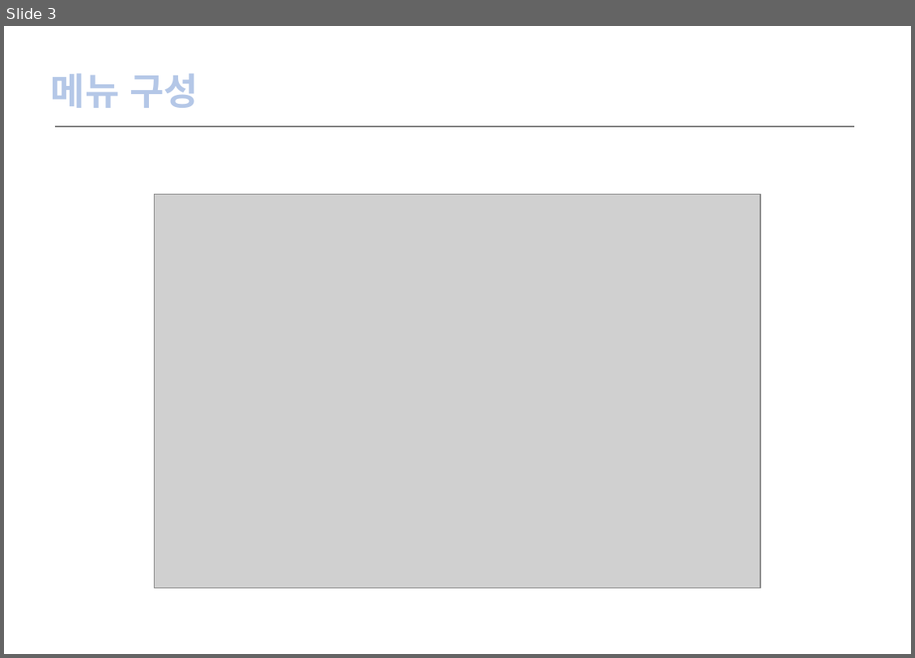
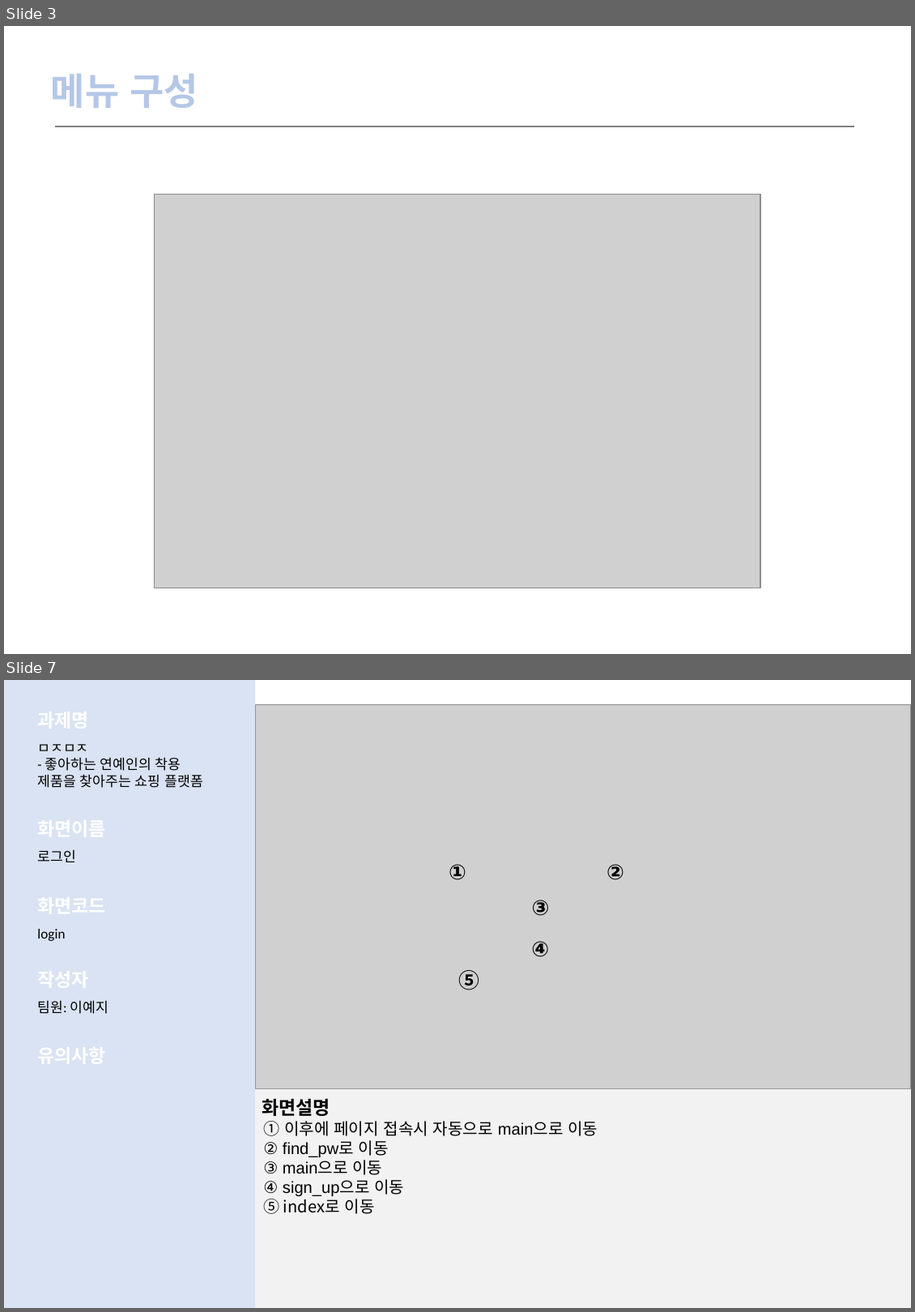
Before and after one commit to LeticiaKang/Project_Idol-Fandom-WebPlaform, a slide deck: 1. 산출문서/화면설계서(실전)/화면설계서_서식(1조. HappyVirus) (실전).pptx. Shown one above the other, each under a label of ours: slide 3 before the commit, slides 3 and 7 after it; the slides between them are not shown. The pictures are 915x658 and 915x1312 pixels, drawn with LibreOffice and Linux fonts; fonts in the diff are those of the drawing; grey boxes stand for pictures. Boxes give left, top, right and bottom in pixels: in the first picture for what was removed or moved away, otherwise in the second. Text is boxed around its words. In the diff, an @@ line names an element or a change of style, - is before the commit and + after.

Commit message:
산출문서 수정
- 화면설계서
- 데이터베이스 요구사항 분석서

```diff
--- a/1. 산출문서/화면설계서(실전)/화면설계서_서식(1조. HappyVirus) (실전).pptx
+++ b/1. 산출문서/화면설계서(실전)/화면설계서_서식(1조. HappyVirus) (실전).pptx
@@ slide 7 added at [4, 680, 911, 1308], background #FFFFFF @@
@@ rectangle added at [4, 680, 255, 1308], fill #DAE3F3 @@
@@ picture added at [255, 705, 911, 1090] @@
@@ text added at [37, 744, 203, 788], 12 pt, text #000000 @@
+ㅁㅈㅁㅈ
+- 좋아하는 연예인의 착용 제품을 찾아주는 쇼핑 플랫폼
@@ text added at [37, 849, 75, 862], 12 pt, text #000000 @@
+로그인
@@ text added at [449, 864, 467, 880], 18 pt, text #000000, bold @@
+①
@@ text added at [607, 864, 624, 880], 18 pt, text #000000, bold @@
+②
@@ text added at [532, 900, 550, 916], 18 pt, text #000000, bold @@
+③
@@ text added at [37, 929, 65, 941], 12 pt, text #000000 @@
+login
@@ text added at [531, 941, 549, 957], 18 pt, text #000000, bold @@
+④
@@ text added at [459, 970, 480, 990], 18 pt, text #000000, bold @@
+⑤
@@ text added at [37, 1000, 108, 1014], 12 pt, text #000000 @@
+팀원: 이예지
@@ rectangle added at [255, 1090, 911, 1308], fill #F2F2F2 @@
@@ text added at [262, 1098, 330, 1116], 16 pt, text #000000, bold @@
+화면설명
@@ text added at [263, 1121, 598, 1214], 14 pt, text #000000 @@
+① 이후에 페이지 접속시 자동으로 main으로 이동
+② find_pw로 이동
+③ main으로 이동
+④ sign_up으로 이동
+⑤ index로 이동
```
Also in this commit, not shown: 16 slides changed, 1 other slide added, 1 other file.
